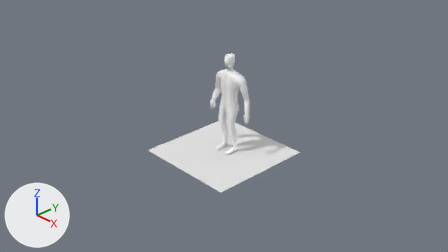
Before and after pictures for a commit that changed the Blender file Assets/Models/blend/PlayerModelMale.blend.
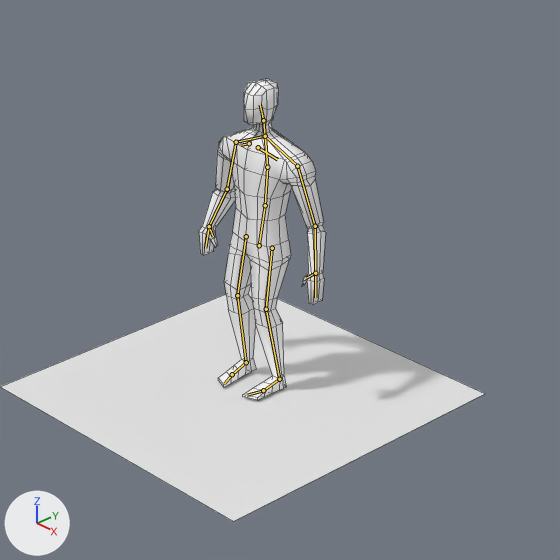
There are two pictures of each version: one from the file's camera 'Camera', one close up on the part from 33% to 72% of the width and 11% to 81% of the height. The lights are fixed; the arrows at lower left show +X, +Y and +Z. The bones that bend it are drawn over the model as lines in the close-ups. The close-ups show mesh edges as thin lines.
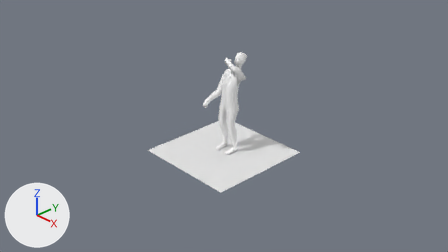
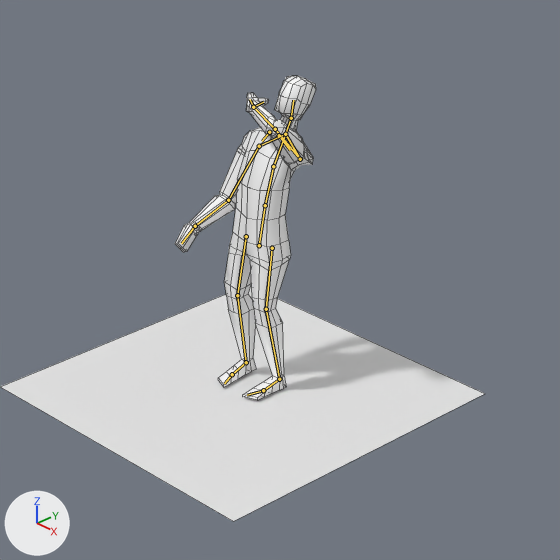
The newer file adds an action. The first version stands in its rest pose; the second is drawn at frame 25 of the action 'Drink_Start'.

The edits, one by one:
Bone 'root.002' (bone_root_002) turns from (0, 0, 0) to (12, 0, 0) degrees about its own x, y and z.
Bone 'root.003' (bone_root_003) turns from (0, 0, 0) to (24, 0, 0) degrees about its own x, y and z.
Bone 'Shoulder.l' (bone_shoulder_l) turns from (0, 0, 0) to (-17, 7, -6) degrees about its own x, y and z.
Bone 'UpperArm.l' (bone_upperarm_l) turns from (0, 0, 0) to (-67, -37, -44) degrees about its own x, y and z.
Bone 'LowerArm.l' (bone_lowerarm_l) turns from (0, 0, 0) to (-81, -14, 129) degrees about its own x, y and z.
Bone 'Hand.l' (bone_hand_l) turns from (0, 0, 0) to (0, -1, 7) degrees about its own x, y and z.
Bone 'Thumb.l' (bone_thumb_l) turns from (0, 0, 0) to (-1, -4, 6) degrees about its own x, y and z.
Bone 'collarbone.l' (bone_collarbone_l) turns from (0, 0, 0) to (-16, 7, -8) degrees about its own x, y and z.
Bone 'neck' (bone_neck) turns from (0, 0, 0) to (-4, 0, 0) degrees about its own x, y and z.
Bone 'head' (bone_head) turns from (0, 0, 0) to (-7, 0, 0) degrees about its own x, y and z.
Bone 'Shoulder.r' (bone_shoulder_r) turns from (0, 0, 0) to (17, 8, -4) degrees about its own x, y and z.
Bone 'UpperArm.r' (bone_upperarm_r) turns from (0, 0, 0) to (-8, 0, -9) degrees about its own x, y and z.
Bone 'LowerArm.r' (bone_lowerarm_r) turns from (0, 0, 0) to (-15, 3, -10) degrees about its own x, y and z.
Bone 'collarbone.r' (bone_collarbone_r) turns from (0, 0, 0) to (16, 9, -6) degrees about its own x, y and z.

Changed parts and their boxes (x1, y1, x2, y2) in the close-ups (560 x 560 px):
'Cube', posed (11% wider)
    before: (199, 78, 326, 400)
    after: (175, 76, 316, 400)
bone 'root.002', root to tip
    before: (265, 205) to (267, 167)
    after: (265, 205) to (273, 166)
bone 'root.003', root to tip
    before: (267, 167) to (265, 136)
    after: (273, 166) to (285, 134)
bone 'Shoulder.l', root to tip
    before: (265, 136) to (297, 166)
    after: (285, 134) to (300, 159)
bone 'UpperArm.l', root to tip
    before: (297, 166) to (315, 226)
    after: (300, 159) to (275, 129)
bone 'LowerArm.l', root to tip
    before: (315, 226) to (315, 273)
    after: (275, 129) to (253, 107)
bone 'Hand.l', root to tip
    before: (315, 273) to (315, 297)
    after: (253, 107) to (250, 99)
bone 'Thumb.l', root to tip
    before: (315, 273) to (306, 278)
    after: (253, 107) to (263, 102)
bone 'collarbone.l', root to tip
    before: (258, 147) to (277, 159)
    after: (279, 135) to (290, 150)
bone 'neck', root to tip
    before: (265, 136) to (263, 120)
    after: (285, 134) to (291, 118)
bone 'head', root to tip
    before: (263, 120) to (260, 104)
    after: (291, 118) to (293, 100)
bone 'Shoulder.r', root to tip
    before: (265, 136) to (236, 142)
    after: (285, 134) to (259, 146)
bone 'UpperArm.r', root to tip
    before: (236, 142) to (227, 189)
    after: (259, 146) to (228, 200)
bone 'LowerArm.r', root to tip
    before: (227, 189) to (209, 226)
    after: (228, 200) to (195, 226)
bone 'collarbone.r', root to tip
    before: (249, 143) to (240, 145)
    after: (269, 132) to (262, 141)
